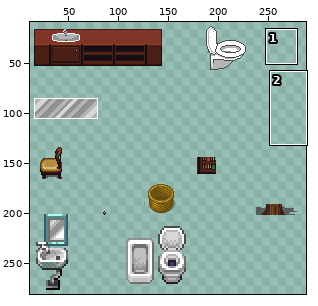
Sprite sheet -- Assets/Moebel_by_dori.png. The picture above shows the old version from afar; the outline marks the close-up.
Close-up. Old version:
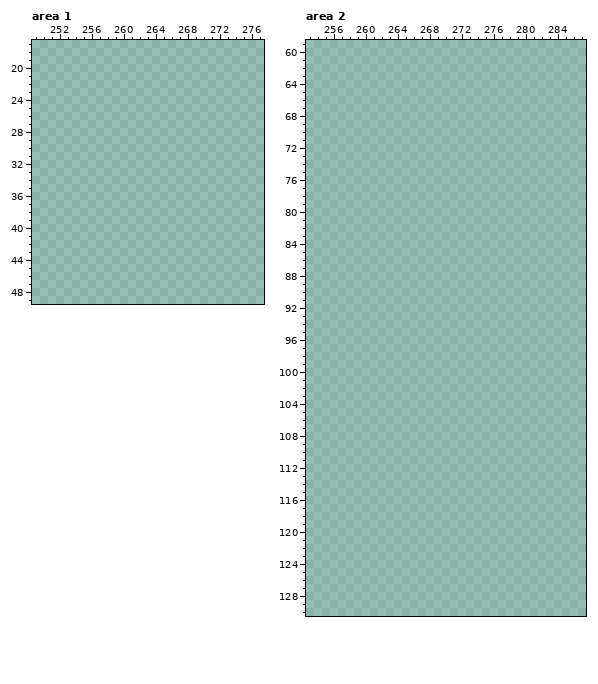
The file is 288x288 pixels. Pixels under 10% opacity are left out. Colours within 5 levels of each other are drawn and written as one. Shown: area 1: x 249..277, y 17..49; area 2: x 253..287, y 59..130. The wide view leaves out empty margins. The commit also changed other parts of the picture, which this record leaves out.
Palette (. is transparent): 
Pixels before, area 2 (only the part around the change), first column x 253:
 59 ...................................
 60 ...................................
 61 ...................................
 62 ...................................
 63 ...................................
 64 ...................................
 65 ...................................
 66 ...................................
 67 ...................................
 68 ...................................
 69 ...................................
 70 ...................................
 71 ...................................
 72 ...................................
 73 ...................................
 74 ...................................
 75 ...................................
 76 ...................................
 77 ...................................
 78 ...................................
 79 ...................................
 80 ...................................
 81 ...................................
 82 ...................................
 83 ...................................
 84 ...................................
 85 ...................................
 86 ...................................
 87 ...................................
 88 ...................................
 89 ...................................
 90 ...................................
 91 ...................................
 92 ...................................
 93 ...................................
 94 ...................................
 95 ...................................
 96 ...................................
 97 ...................................
 98 ...................................
 99 ...................................
100 ...................................
101 ...................................
102 ...................................
103 ...................................
104 ...................................
105 ...................................
106 ...................................
107 ...................................
108 ...................................
109 ...................................
110 ...................................
111 ...................................
112 ...................................
113 ...................................
114 ...................................
115 ...................................
116 ...................................
117 ...................................
118 ...................................
119 ...................................
120 ...................................
121 ...................................
122 ...................................
123 ...................................
124 ...................................
125 ...................................
126 ...................................
127 ...................................
128 ...................................
129 ...................................
130 ...................................
Once edited:
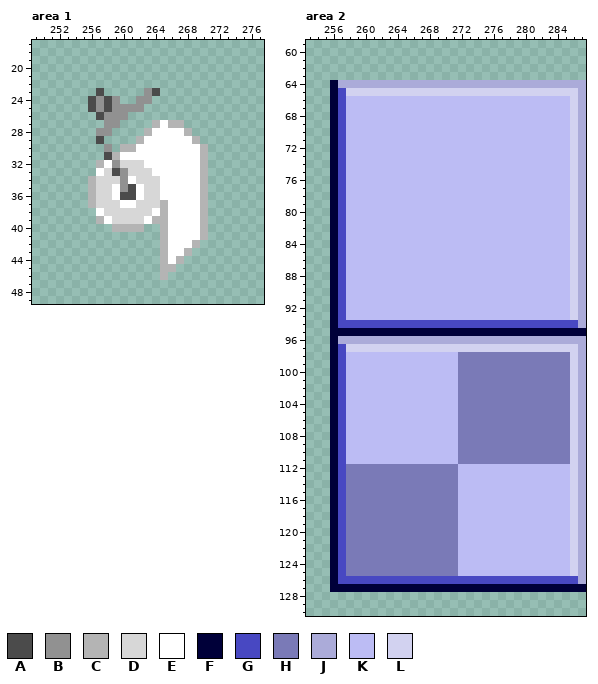
Colours new in this view: A #4b4b4b  B #919191  C #b4b4b4  D #d7d7d7  E #ffffff  F #000039  G #4848c2  H #7a7ab7  J #ababd9  K #bcbcf4  L #d2d2f0
Diff:
Area 1:
y 23: x 257 . -> A; x 263..264 .. -> BA
y 24: x 256..259 .... -> ABAB; x 262..263 .. -> BB
y 25: x 256..262 ....... -> ABABBBB
y 26: x 257..260 .... -> ABBB
y 27: x 258..259 .. -> BB; x 264..267 .... -> CECC
y 28: x 257..258 .. -> BB; x 263..268 ...... -> CEEEEC
y 29: x 257 . -> A; x 262..269 ........ -> CEEEEEEC
y 30: x 258 . -> B; x 260..270 ........... -> CCEEEEEEEEC
y 31: x 258..270 ............. -> ACEEEEEEEEEEC
y 32: x 257..270 .............. -> CEBDDDEEEEEEEC
y 33: x 257..270 .............. -> EDABDDDEEEEEEC
y 34: x 256..270 ............... -> CDDDBEDDDEEEEEC
y 35: x 256..270 ............... -> CDDEBAEDDEEEEEC
y 36: x 256..270 ............... -> CDDEAAEDDEEEEEC
y 37: x 256..270 ............... -> CDDDEEDDDCEEEEC
y 38: x 257..270 .............. -> EDDDDDDECEEEEC
y 39: x 257..270 .............. -> CEDDDDECCEEEEC
y 40: x 259..262 .... -> CCCC; x 265..270 ...... -> CEEEEC
y 41: x 265..270 ...... -> CEEEEC
y 42: x 265..269 ..... -> CEEEC
y 43: x 265..268 .... -> CEEC
y 44: x 265..267 ... -> CEC
y 45: x 265..266 .. -> CC
y 46: x 265 . -> C
Area 2:
y 64: x 256..287 ................................ -> FJJJJJJJJJJJJJJJJJJJJJJJJJJJJJJJ
y 65: x 256..287 ................................ -> FGLLLLLLLLLLLLLLLLLLLLLLLLLLLLLJ
y 66..93: x 256..287 ................................ -> FGKKKKKKKKKKKKKKKKKKKKKKKKKKKKLJ
y 94: x 256..287 ................................ -> FGGGGGGGGGGGGGGGGGGGGGGGGGGGGGGJ
y 95: x 256..287 ................................ -> FFFFFFFFFFFFFFFFFFFFFFFFFFFFFFFF
y 96: x 256..287 ................................ -> FJJJJJJJJJJJJJJJJJJJJJJJJJJJJJJJ
y 97: x 256..287 ................................ -> FGLLLLLLLLLLLLLLLLLLLLLLLLLLLLLJ
y 98..111: x 256..287 ................................ -> FGKKKKKKKKKKKKKKHHHHHHHHHHHHHHLJ
y 112..125: x 256..287 ................................ -> FGHHHHHHHHHHHHHHKKKKKKKKKKKKKKLJ
y 126: x 256..287 ................................ -> FGGGGGGGGGGGGGGGGGGGGGGGGGGGGGGJ
y 127: x 256..287 ................................ -> FFFFFFFFFFFFFFFFFFFFFFFFFFFFFFFF
